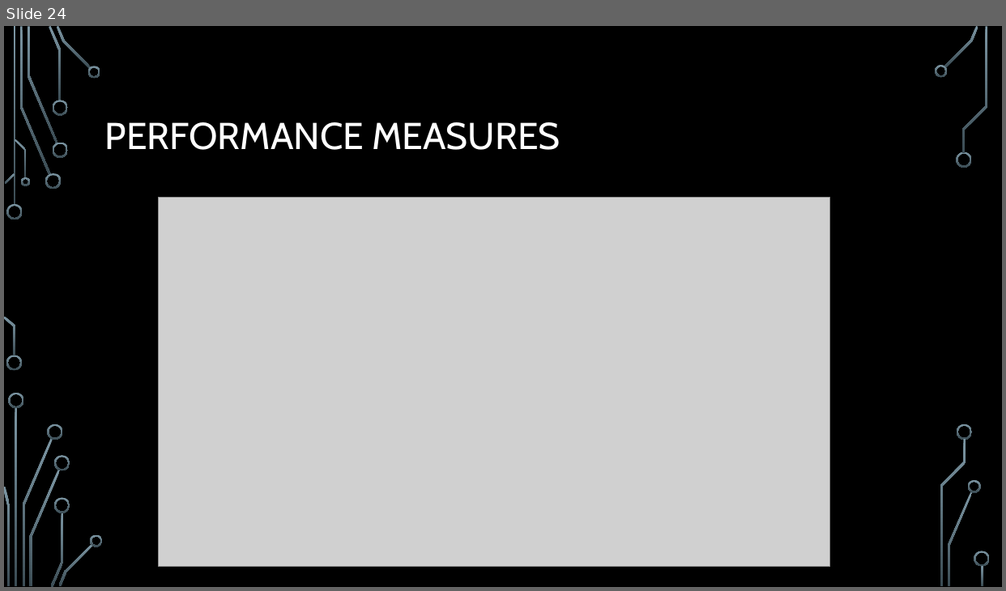
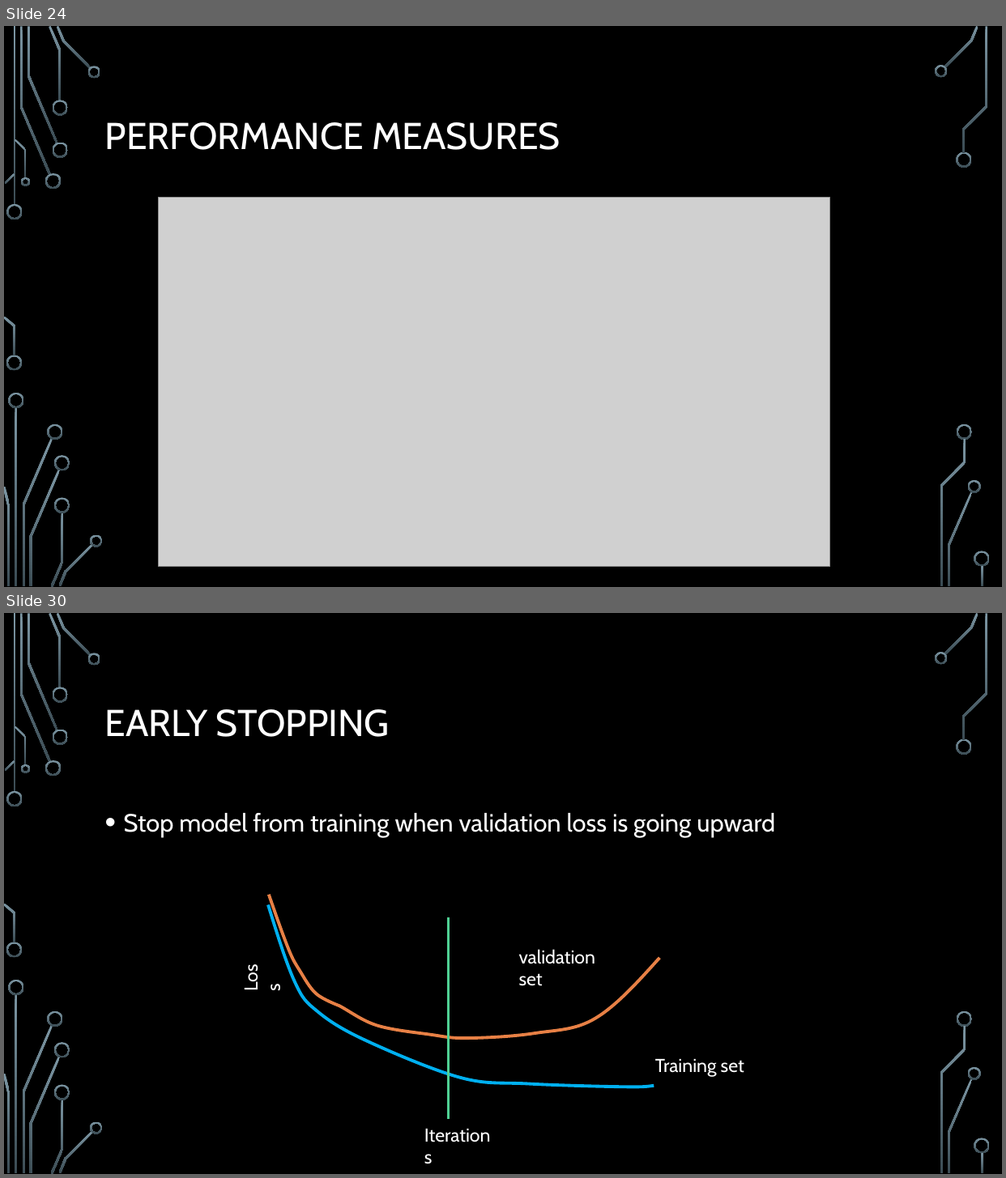
Before and after one commit to mohamad-qodosi/utech-summer-school-99-Machine-Learning, a slide deck: Slides/ML_4_Evaluation and tuning.pptx. Shown one above the other, each under a label of ours: slide 24 before the commit, slides 24 and 30 after it; the slides between them are not shown. The pictures are 1006x591 and 1006x1178 pixels, drawn with LibreOffice and Linux fonts; fonts in the diff are those of the drawing; grey boxes stand for pictures; background and template pictures are left out. Boxes give left, top, right and bottom in pixels: in the first picture for what was removed or moved away, otherwise in the second. Text is boxed around its words. In the diff, an @@ line names an element or a change of style, - is before the commit and + after.

```diff
--- a/Slides/ML_4_Evaluation and tuning.pptx
+++ b/Slides/ML_4_Evaluation and tuning.pptx
@@ slide 30 added at box(4, 613, 1002, 1174), background picture (left out); not listed: 36 template elements that a slide beside it also shows @@
@@ title added at box(105, 709, 390, 737), 36 pt, text #FFFFFF @@
+EARLY STOPPING
@@ text added at box(124, 813, 775, 837), 24 pt, text #FFFFFF @@
+• Stop model from training when validation loss is going upward
@@ text added at box(567, 813, 607, 833), 18 pt, text #FFFFFF @@
+Loss
@@ arrow added from (266, 1120) to (266, 865), #000000 3 pt @@
@@ freeform shape added at box(269, 895, 660, 1038), outline #E78045 3 pt @@
@@ freeform shape added at box(268, 905, 654, 1087), outline #00B0F0 3 pt @@
@@ line added from (448, 918) to (448, 1120), #4FD093 2.25 pt @@
@@ text added at box(519, 949, 596, 986), 18 pt, text #FFFFFF @@
+validation set
@@ text added at box(655, 1059, 744, 1077), 18 pt, text #FFFFFF @@
+Training set
@@ arrow added from (255, 1105) to (665, 1105), #000000 3 pt @@
@@ text added at box(417, 1120, 503, 1144), 18 pt, text #FFFFFF @@
+Iterations
```
Also in this commit, not shown: 5 other slides added, 5 other files.
